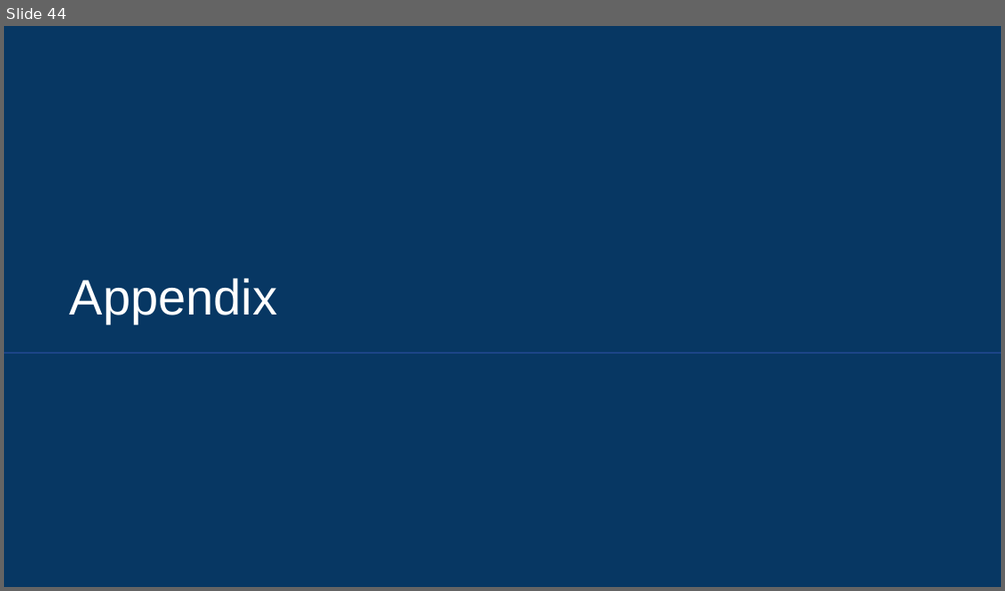
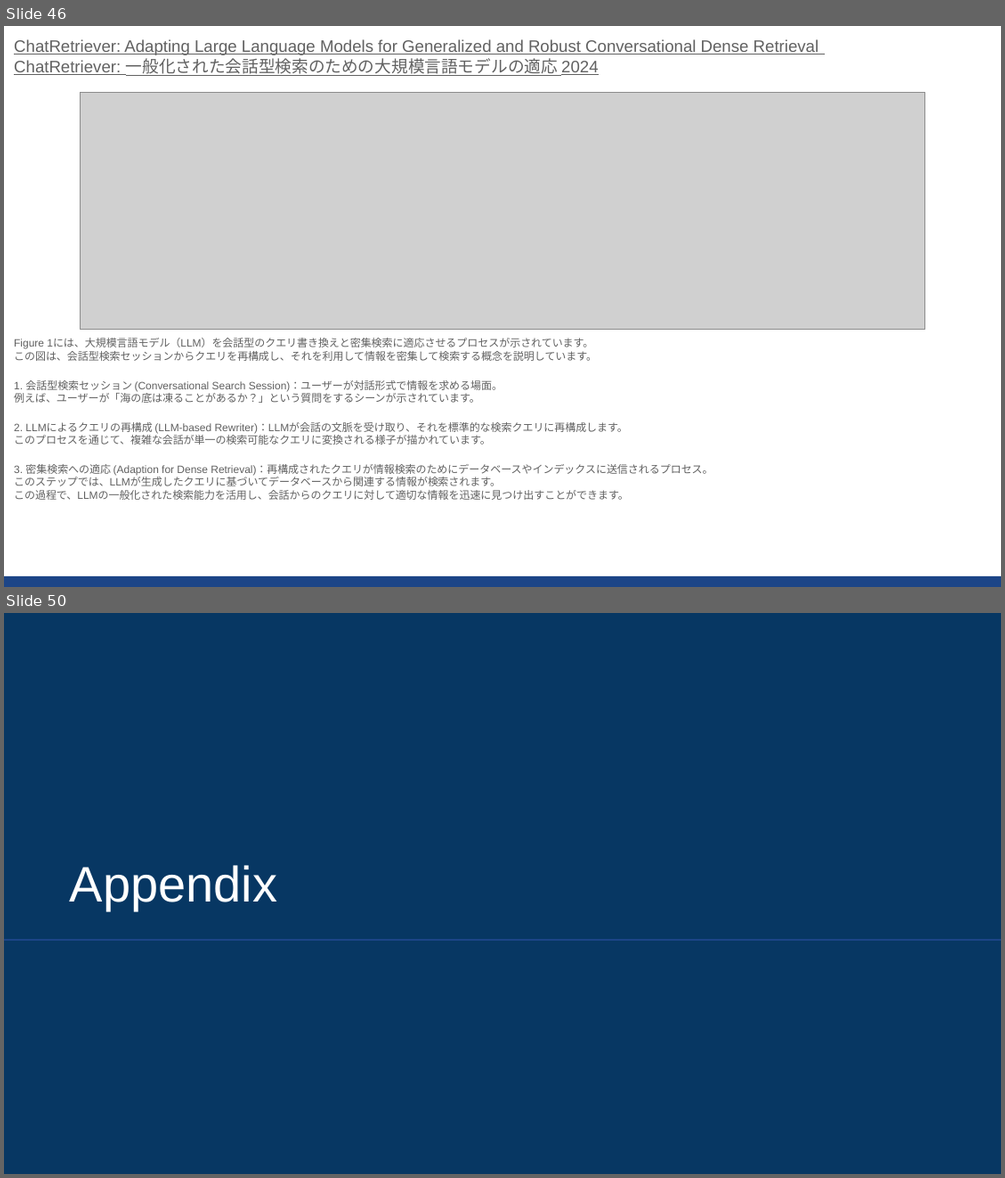
Before and after one commit to sekihan02/code_sundbox, a slide deck: 2024_LLM論文要約_4.pptx. Shown one above the other, each under a label of ours: slide 44 before the commit, slides 46 and 50 after it; the slides between them are not shown. The pictures are 1005x591 and 1005x1178 pixels, drawn with LibreOffice and Linux fonts; fonts in the diff are those of the drawing; grey boxes stand for pictures. Boxes give left, top, right and bottom in pixels: in the first picture for what was removed or moved away, otherwise in the second. Text is boxed around its words. In the diff, an @@ line names an element or a change of style, - is before the commit and + after.

```diff
--- a/2024_LLM論文要約_4.pptx
+++ b/2024_LLM論文要約_4.pptx
@@ slide 46 added at (4,26,1001,587), background #FFFFFF @@
@@ text added at (14,39,819,499), 7.6 pt, text #616161 @@
+ChatRetriever: Adapting Large Language Models for Generalized and Robust Conversational Dense Retrieval
+ChatRetriever: 一般化された会話型検索のための大規模言語モデルの適応 2024
+Figure 1には、大規模言語モデル（LLM）を会話型のクエリ書き換えと密集検索に適応させるプロセスが示されています。
+この図は、会話型検索セッションからクエリを再構成し、それを利用して情報を密集して検索する概念を説明しています。
+1. 会話型検索セッション (Conversational Search Session)：ユーザーが対話形式で情報を求める場面。
+例えば、ユーザーが「海の底は凍ることがあるか？」という質問をするシーンが示されています。
+2. LLMによるクエリの再構成 (LLM-based Rewriter)：LLMが会話の文脈を受け取り、それを標準的な検索クエリに再構成します。
+このプロセスを通じて、複雑な会話が単一の検索可能なクエリに変換される様子が描かれています。
+3. 密集検索への適応 (Adaption for Dense Retrieval)：再構成されたクエリが情報検索のためにデータベースやインデックスに送信されるプロセス。
+このステップでは、LLMが生成したクエリに基づいてデータベースから関連する情報が検索されます。
+この過程で、LLMの一般化された検索能力を活用し、会話からのクエリに対して適切な情報を迅速に見つけ出すことができます。
@@ picture added at (80,92,925,329) @@
@@ rectangle added at (4,576,1001,587), fill #1C4587 @@
@@ what was slide 44 is now slide 50 @@
```
Also in this commit, not shown: 5 other slides added, 1 other file.
